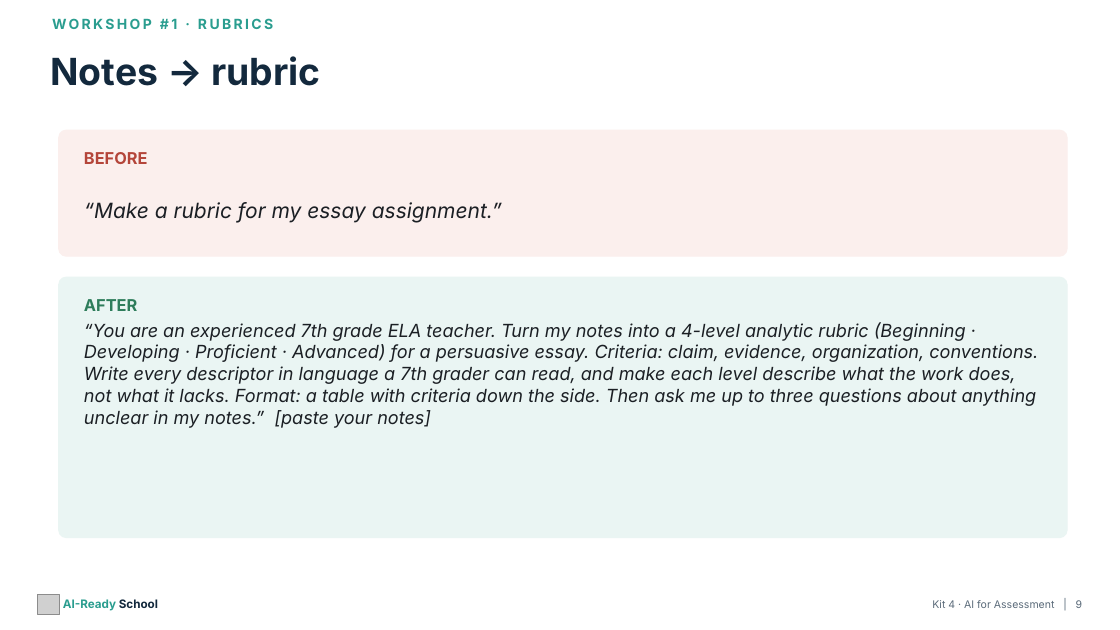
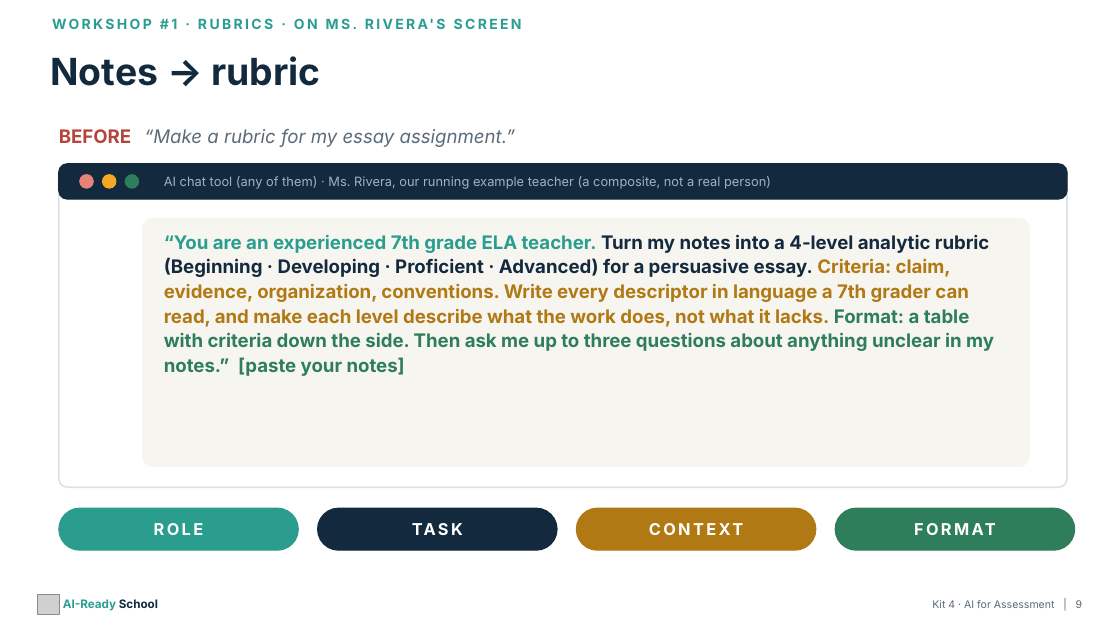
Before and after one commit to aspinozzi1/Ai-School-Ready, a slide deck: slide 9 of kits/kit04/Kit04_PresentationDeck.pptx. Drawn at 1120x630 pixels with LibreOffice and Linux fonts; fonts in the diff are those of the drawing; grey boxes stand for pictures. Boxes give left, top, right and bottom in pixels: in the first picture for what was removed or moved away, otherwise in the second. Text is boxed around its words. In the diff, an @@ line names an element or a change of style, - is before the commit and + after.

```diff
--- a/kits/kit04/Kit04_PresentationDeck.pptx
+++ b/kits/kit04/Kit04_PresentationDeck.pptx
@@ text at (59, 129, 515, 147): text changed; size 18 to 16 pt; text colour #1B1F24 to #5B6B7A @@
-“Make a rubric for my essay assignment.”
+BEFORE “Make a rubric for my essay assignment.”
@@ rounded rectangle: place and size @@
-rounded rectangle at (59, 130, 1067, 256)
+rounded rectangle at (59, 164, 1067, 199)
@@ rounded rectangle at (59, 164, 1067, 199): fill #FBEFED to #13293D; outline #FBEFED 1 pt to #13293D 1 pt; proportions changed @@
@@ rounded rectangle: place and size @@
-rounded rectangle at (59, 277, 1067, 538)
+rounded rectangle at (59, 164, 1067, 487)
@@ rounded rectangle at (59, 164, 1067, 487): fill #EAF5F3 to #FFFFFF; outline #EAF5F3 1 pt to #DCE3EA 1.5 pt; proportions changed @@
@@ ellipse added at (80, 175, 93, 188), fill #E8837A, outline #E8837A 1 pt @@
@@ text removed at (84, 152, 148, 164) @@
-BEFORE
@@ ellipse added at (103, 175, 116, 188), fill #F4A825, outline #F4A825 1 pt @@
@@ ellipse added at (125, 175, 139, 188), fill #2E7D5B, outline #2E7D5B 1 pt @@
@@ text added at (164, 176, 771, 189), 11 pt, text #9FB2C2 @@
+AI chat tool (any of them) · Ms. Rivera, our running example teacher (a composite, not a real person)
@@ rounded rectangle added at (143, 218, 1029, 466), fill #F7F5F0, outline #F7F5F0 1 pt @@
@@ text "“You are an experienced 7th ...": place and size @@
-text "“You are an experienced 7th ..." at (84, 322, 1038, 428)
+text "“You are an experienced 7th ..." at (164, 234, 994, 376)
@@ text "“You are an experienced 7th ..." at (164, 234, 994, 376): size 15.5 to 16 pt, bold on, italic off; text colour #1B1F24 to #2A9D8F in "“You are an experienced 7th grade ELA ..."; text colour #1B1F24 to #13293D in "Turn my notes into a 4-level analytic ..."; text colour #1B1F24 to #B07914 in "Criteria: claim, evidence, organization, conventions. Write  ..."; text colour #1B1F24 to #2E7D5B in "Format: a table with criteria down the ..."; line spacing 1 to 1.1 @@
@@ text removed at (84, 299, 137, 311) @@
-AFTER
@@ rounded rectangle added at (59, 508, 298, 550), fill #2A9D8F, outline #2A9D8F 1 pt @@
@@ rounded rectangle added at (318, 508, 557, 550), fill #13293D, outline #13293D 1 pt @@
@@ text added at (318, 508, 557, 550), 14 pt, text #FFFFFF, bold @@
+TASK
@@ rounded rectangle added at (576, 508, 816, 550), fill #B07914, outline #B07914 1 pt @@
@@ text added at (576, 508, 816, 550), 14 pt, text #FFFFFF, bold @@
+CONTEXT
@@ rounded rectangle added at (835, 508, 1075, 550), fill #2E7D5B, outline #2E7D5B 1 pt @@
@@ text added at (835, 508, 1075, 550), 14 pt, text #FFFFFF, bold @@
+FORMAT
@@ text added at (154, 523, 204, 535), 14 pt, text #FFFFFF, bold @@
+ROLE
```
Also in this commit, not shown: 16 other files.
